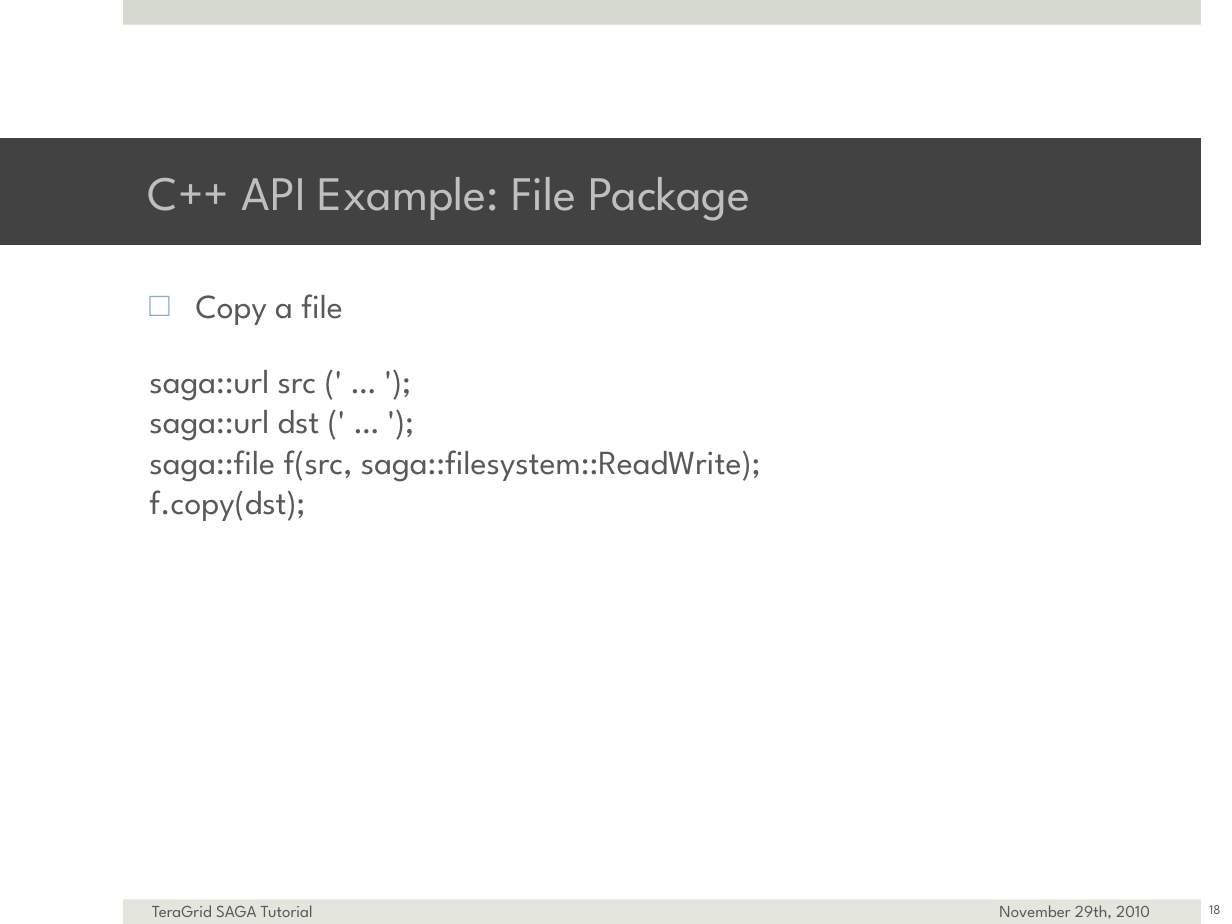
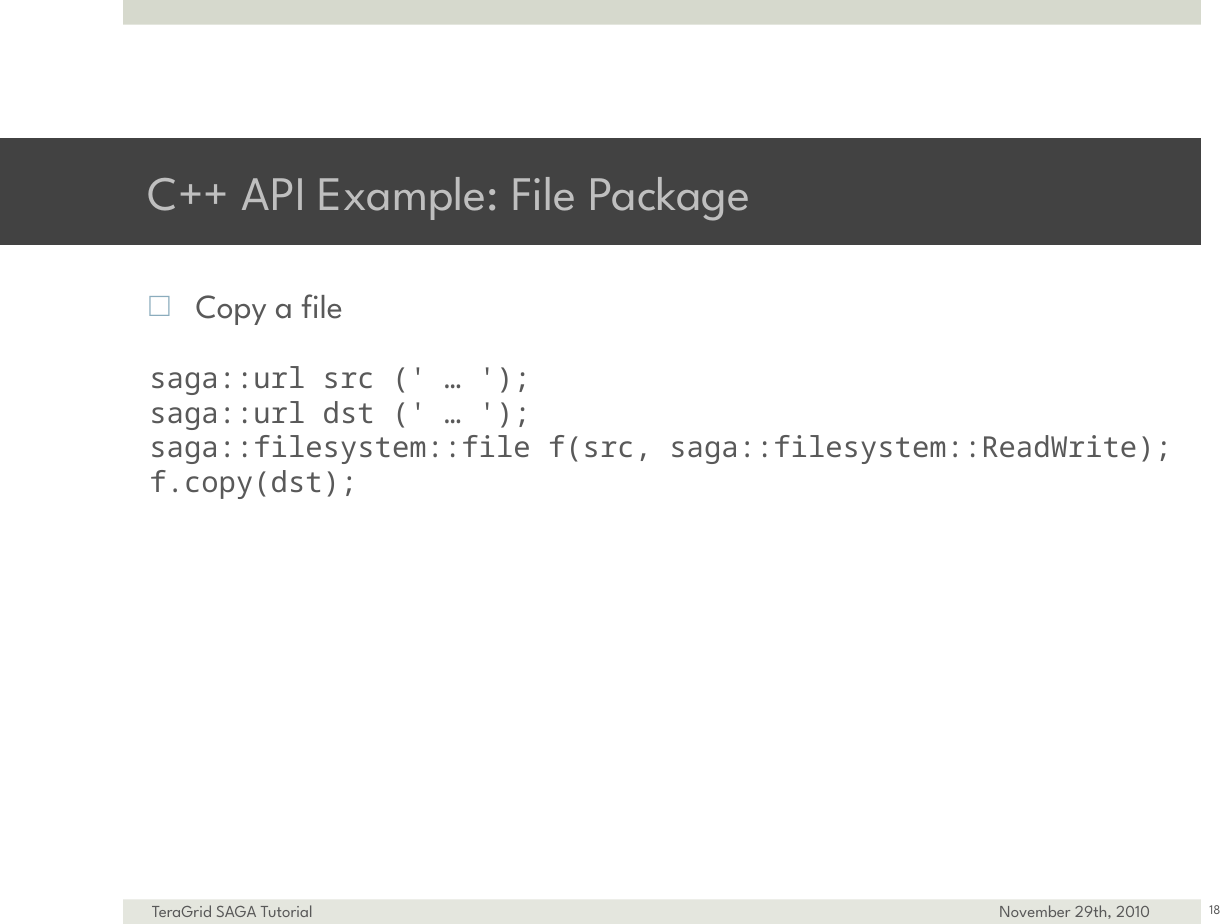
Before and after one commit to saga-project/saga-cpp-legacy-projects, a slide deck: slide 18 of tutorial/general_tutorial/SAGA-API-levels.pptx. Drawn at 1232x924 pixels with LibreOffice and Linux fonts; fonts in the diff are those of the drawing; background and template pictures are left out. Boxes give left, top, right and bottom in pixels: in the first picture for what was removed or moved away, otherwise in the second. Text is boxed around its words. In the diff, an @@ line names an element or a change of style, - is before the commit and + after.

```diff
--- a/tutorial/general_tutorial/SAGA-API-levels.pptx
+++ b/tutorial/general_tutorial/SAGA-API-levels.pptx
@@ text at bbox=[149, 366, 1172, 499]: text changed; size 28 to 24 pt; font League Spartan to Noto Sans Mono @@
-saga::url src (' … ');
-saga::url dst (' … ');
-saga::file f(src, saga::filesystem::ReadWrite);
-f.copy(dst);
+saga::url src (' … ');
+saga::url dst (' … ');
+saga::filesystem::file f(src, saga::filesystem::ReadWrite);
+f.copy(dst);
```
Also in this commit, not shown: 6 other slides changed, 1 slide added.
